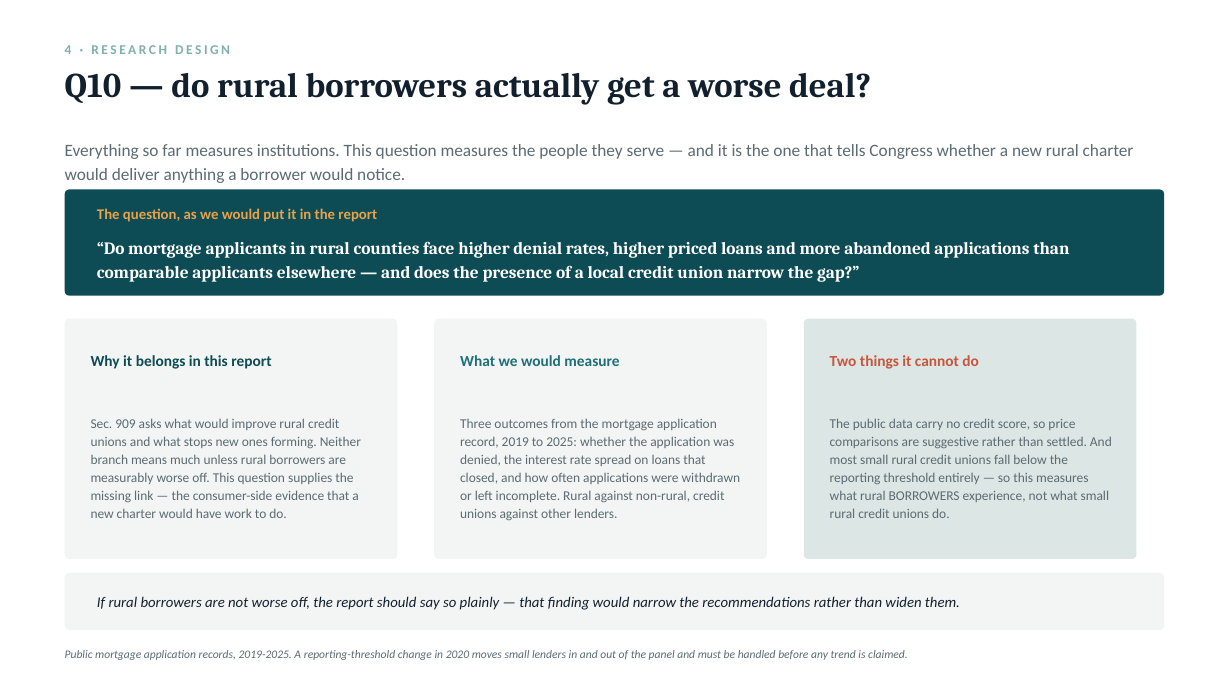
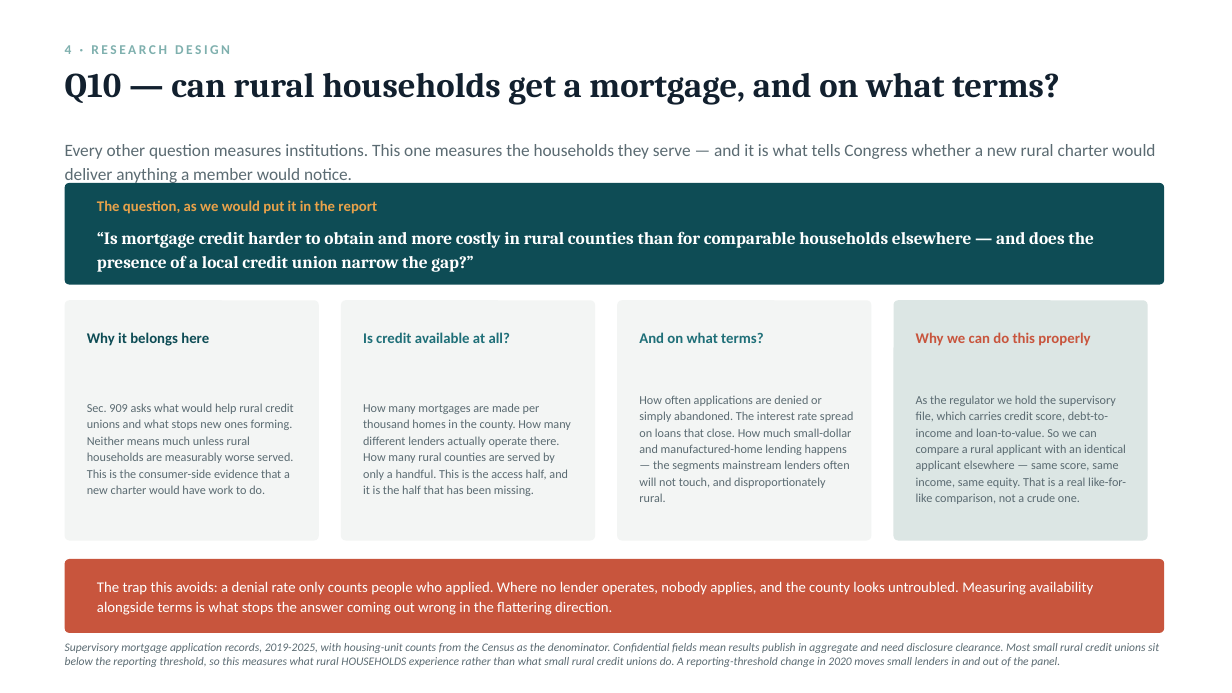
Before and after one commit to saurabhcdatta/Rural-Credit-Unions, a slide deck: slide 11 of Rural.pptx. Drawn at 1232x693 pixels with LibreOffice and Linux fonts; fonts in the diff are those of the drawing. Boxes give left, top, right and bottom in pixels: in the first picture for what was removed or moved away, otherwise in the second. Text is boxed around its words. In the diff, an @@ line names an element or a change of style, - is before the commit and + after.

```diff
--- a/Rural.pptx
+++ b/Rural.pptx
@@ text at <box>65,73,1060,105</box>: text changed @@
-Q10 — do rural borrowers actually get a worse deal?
+Q10 — can rural households get a mortgage, and on what terms?
@@ text at <box>65,144,1155,185</box>: text changed @@
-Everything so far measures institutions. This question measures the people they serve — and it is the one that tells Congress whether a new rural charter would deliver anything a borrower would notice.
+Every other question measures institutions. This one measures the households they serve — and it is what tells Congress whether a new rural charter would deliver anything a member would notice.
@@ rounded rectangle: place and size @@
-rounded rectangle at <box>65,189,1165,296</box>
+rounded rectangle at <box>65,183,1165,285</box>
@@ rounded rectangle at <box>65,183,1165,285</box>: proportions changed @@
@@ text "The question, as we would ...": place and size @@
-text "The question, as we would ..." at <box>97,208,377,222</box>
+text "The question, as we would ..." at <box>97,200,377,214</box>
@@ text at <box>97,231,1094,272</box>: text changed @@
-“Do mortgage applicants in rural counties face higher denial rates, higher priced loans and more abandoned applications than comparable applicants elsewhere — and does the presence of a local credit union narrow the gap?”
+“Is mortgage credit harder to obtain and more costly in rural counties than for comparable households elsewhere — and does the presence of a local credit union narrow the gap?”
@@ rounded rectangle: place and size @@
-rounded rectangle at <box>65,319,397,559</box>
+rounded rectangle at <box>65,300,319,541</box>
@@ rounded rectangle: place and size @@
-rounded rectangle at <box>434,319,767,559</box>
+rounded rectangle at <box>341,300,595,541</box>
@@ rounded rectangle added at <box>617,300,872,541</box>, fill #F3F5F4 @@
@@ rounded rectangle: place and size @@
-rounded rectangle at <box>804,319,1137,559</box>
+rounded rectangle at <box>894,300,1148,541</box>
@@ text at <box>87,332,209,346</box>: text changed; size 12 to 11.5 pt @@
-Why it belongs in this report
+Why it belongs here
@@ text at <box>363,332,510,343</box>: text changed; size 12 to 11.5 pt @@
-What we would measure
+Is credit available at all?
@@ text added at <box>639,332,763,343</box>, 11.5 pt, text #1F6F78, bold @@
+And on what terms?
@@ text removed at <box>830,355,979,369</box> @@
-Two things it cannot do
@@ text added at <box>916,332,1090,346</box>, 11.5 pt, text #C8553D, bold @@
+Why we can do this properly
@@ text at <box>87,403,293,494</box>: text changed; size 10.5 to 9.5 pt @@
-Sec. 909 asks what would improve rural credit unions and what stops new ones forming. Neither branch means much unless rural borrowers are measurably worse off. This question supplies the missing link — the consumer-side evidence that a new charter would have work to do.
+Sec. 909 asks what would help rural credit unions and what stops new ones forming. Neither means much unless rural households are measurably worse served. This is the consumer-side evidence that a new charter would have work to do.
@@ text at <box>363,403,571,496</box>: text changed; size 10.5 to 9.5 pt @@
-Three outcomes from the mortgage application record, 2019 to 2025: whether the application was denied, the interest rate spread on loans that closed, and how often applications were withdrawn or left incomplete. Rural against non-rural, credit unions against other lenders.
+How many mortgages are made per thousand homes in the county. How many different lenders actually operate there. How many rural counties are served by only a handful. This is the access half, and it is the half that has been missing.
@@ text at <box>639,395,853,502</box>: text changed; size 10.5 to 9.5 pt @@
-The public data carry no credit score, so price comparisons are suggestive rather than settled. And most small rural credit unions fall below the reporting threshold entirely — so this measures what rural BORROWERS experience, not what small rural credit unions do.
+How often applications are denied or simply abandoned. The interest rate spread on loans that close. How much small-dollar and manufactured-home lending happens — the segments mainstream lenders often will not touch, and disproportionately rural.
@@ text added at <box>916,395,1126,504</box>, 9.5 pt, text #5B6B72 @@
+As the regulator we hold the supervisory file, which carries credit score, debt-to-income and loan-to-value. So we can compare a rural applicant with an identical applicant elsewhere — same score, same income, same equity. That is a real like-for-like comparison, not a crude one.
@@ rounded rectangle: place and size @@
-rounded rectangle at <box>65,573,1165,630</box>
+rounded rectangle at <box>65,559,1165,633</box>
@@ rounded rectangle at <box>65,559,1165,633</box>: fill #F3F5F4 to #C8553D; proportions changed @@
@@ text removed at <box>97,596,960,610</box> @@
-If rural borrowers are not worse off, the report should say so plainly — that finding would narrow the recommendations rather than widen them.
@@ text added at <box>97,581,1093,615</box>, 11.5 pt, text #FFFFFF @@
+The trap this avoids: a denial rate only counts people who applied. Where no lender operates, nobody applies, and the county looks untroubled. Measuring availability alongside terms is what stops the answer coming out wrong in the flattering direction.
@@ text at <box>65,643,1159,667</box>: text changed @@
-Public mortgage application records, 2019-2025. A reporting-threshold change in 2020 moves small lenders in and out of the panel and must be handled before any trend is claimed.
+Supervisory mortgage application records, 2019-2025, with housing-unit counts from the Census as the denominator. Confidential fields mean results publish in aggregate and need disclosure clearance. Most small rural credit unions sit below the reporting threshold, so this measures what rural HOUSEHOLDS experience rather than what small rural credit unions do. A reporting-threshold change in 2020 moves small lenders in and out of the panel.
```
Also in this commit, not shown: 12 other slides changed, 3 slides added, 3 slides removed, 1 other file.
